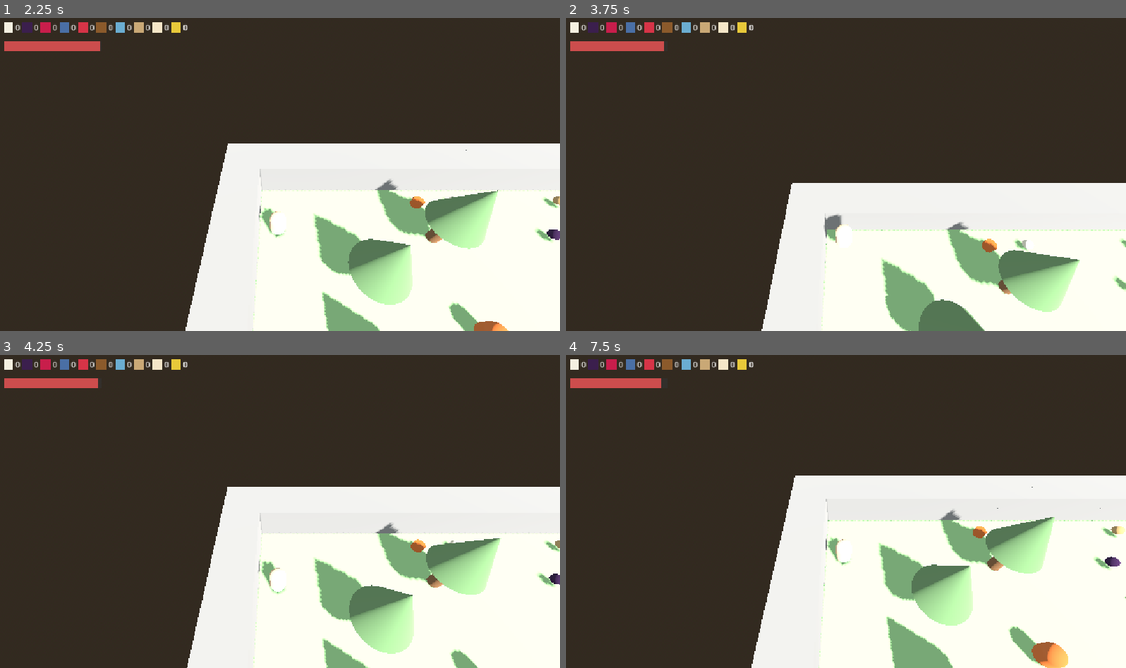
Above: before the commit, frames 1-4 (two rows, left to right).
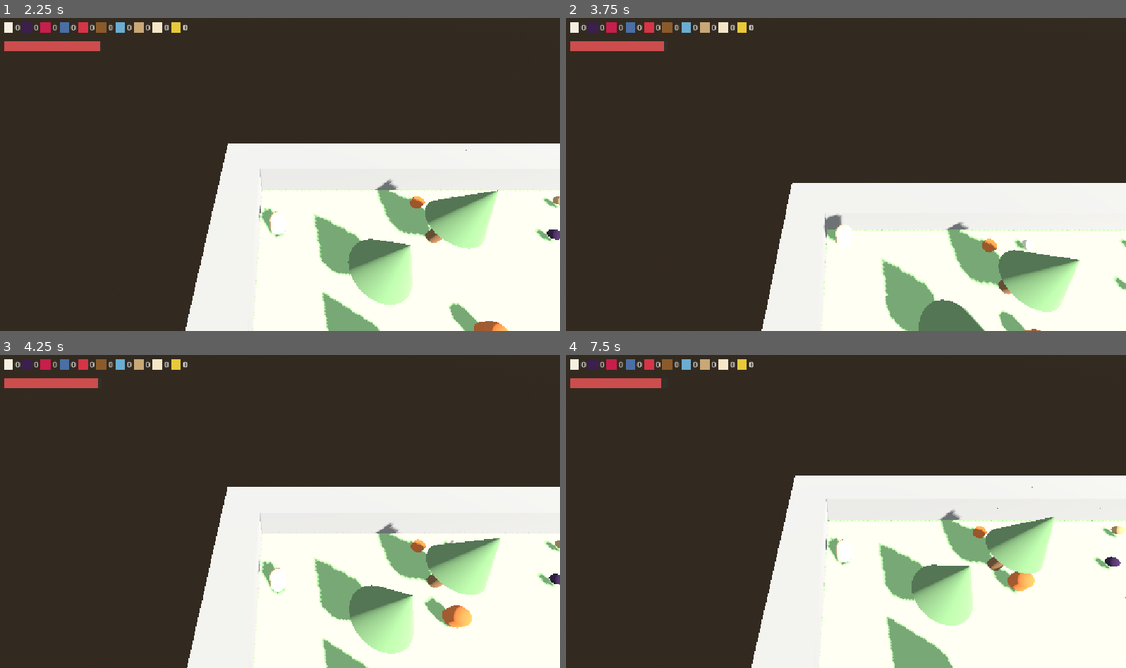
Above: after the commit, the same moments.

Repository: sirdik/zola-game-1
Game: Godot game, scene res://game/world/Forest.tscn
The game is run twice, just before and just after one commit, with the same random seed, the same clock (stepped at 60 frames per second) and the same inputs.
Inputs:
- Up to frame 1 (2.25 s): tap Enter (p1_action) at 0.5, 0.6, 1.35, 2.1 s; hold Up (p1_move_forward) 0.53-1.28 s; tap Space (p1_jump) at 0.77, 1.52 s; hold Down (p1_move_back) 1.28-2.03 s; hold Up (p1_move_forward) from 2.03 s (still down)
- Up to frame 2 (3.75 s): tap Enter (p1_action) at 2.85, 3.6 s; tap Space (p1_jump) at 3.02 s; release Up (p1_move_forward) at 3.53 s; hold Down (p1_move_back) from 3.53 s (still down)
- Up to frame 3 (4.25 s): keep holding Down (p1_move_back); tap Space (p1_jump) at 3.77 s
- Up to frame 4 (7.5 s): tap Enter (p1_action) every 0.75 s from 4.35 to 7.35 s; tap Space (p1_jump) at 4.52, 6.02, 6.77 s; release Down (p1_move_back) at 5.78 s; hold Up (p1_move_forward) from 5.78 s (still down)

Frame 1 is identical in both runs. In frame 2, 0.2% of the frame differs, in the area x 77-85%, y 93-100%; in frame 3, 0.7%; in frame 4, 1.1%, in the area x 76-90%, y 67-100%.

Commit message:
Fix animals never seeing the player due to _ready() ordering
Forest.tscn spawns the Level (and every animal it contains) before
Player1's _ready() runs, so animal.gd's one-time player lookup in
_ready() always returned null, leaving every animal permanently stuck
in IDLE. Make the lookup lazy: retry it each physics frame until it
succeeds, right before the existing _player != null gate.

Co-Authored-By: Claude Sonnet 5 <noreply@anthropic.com>
Claude-Session: https://claude.ai/code/session_014rTmxJaND9vaABnW6Byv9U

Diff:
--- a/game/animals/animal.gd
+++ b/game/animals/animal.gd
@@ -42,7 +42,6 @@
 func _ready() -> void:
 	_rng.randomize()
 	_spawn_position = global_position
-	_player = get_tree().get_first_node_in_group("players")
 	_enter_idle()
 
 func _physics_process(delta: float) -> void:
@@ -55,6 +54,9 @@
 		_hit_cooldown -= delta
 	if _horn_cooldown_timer > 0.0:
 		_horn_cooldown_timer -= delta
+
+	if _player == null:
+		_player = get_tree().get_first_node_in_group("players")
 
 	if _player != null:
 		match _state:
